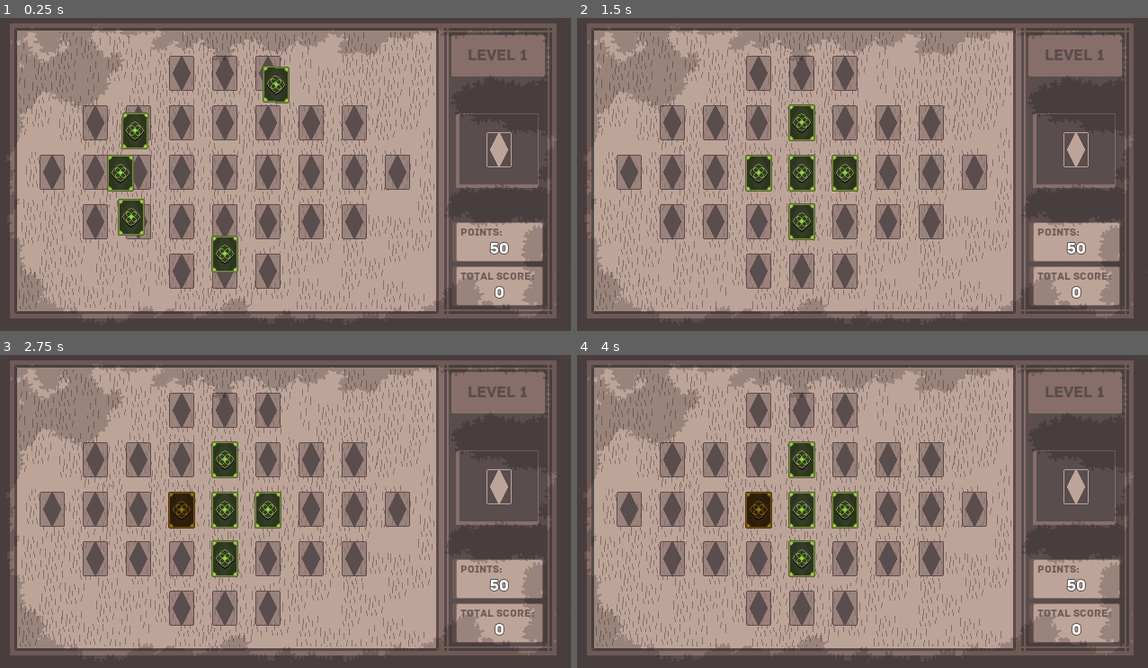
Above: before the commit, frames 1-4 (two rows, left to right).
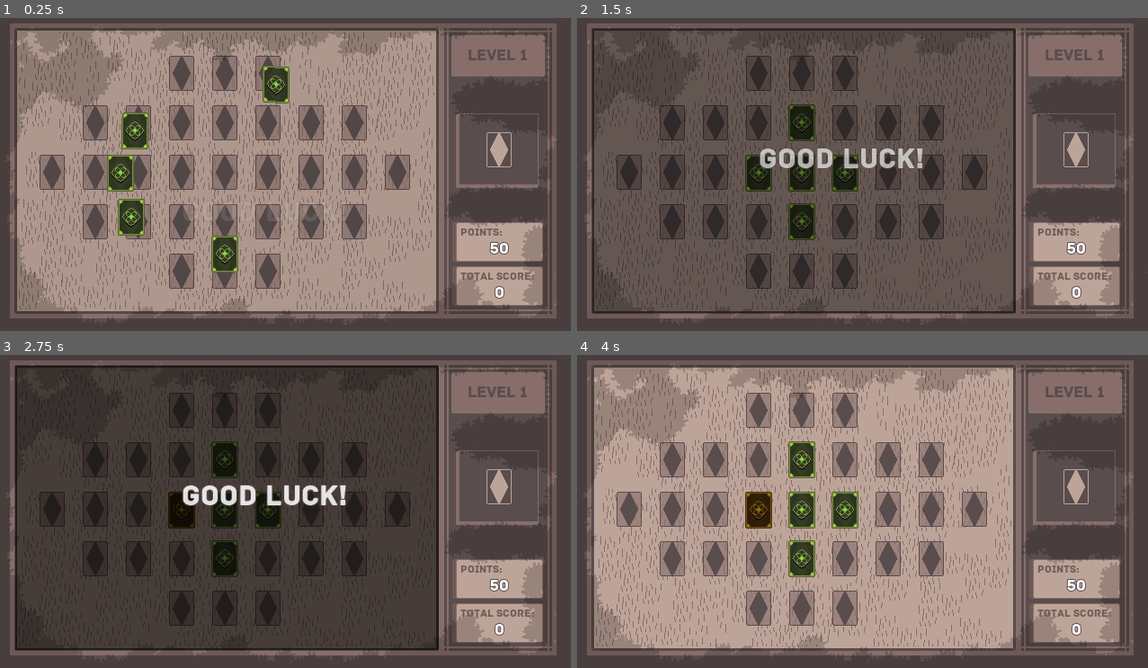
Above: after the commit, the same moments.

Repository: guilhermesgb/lonely-memory-game
Game: Godot game, scene res://Game.tscn
The game is run twice, just before and just after one commit, with the same random seed, the same clock (stepped at 60 frames per second) and the same inputs.
Inputs (mouse positions are in pixels of both pictures, inside the frame that each line leads up to):
- Up to frame 1 (0.25 s): no input
- Up to frame 2 (1.5 s): move the mouse to (988, 152) at 0.52 s; click (988, 152) at 0.67 s; drag from (742, 187) to (833, 233) at 1.27 s
- Up to frame 3 (2.75 s): move the mouse to (342, 436) at 2.02 s; click (342, 436) at 2.17 s
- Up to frame 4 (4 s): tap Enter at 2.75 s; drag from (833, 570) to (685, 458) at 2.77 s; move the mouse to (1033, 555) at 3.52 s; click (1033, 555) at 3.67 s

The runs differ from the first frame. In frame 2, 67% of the frame differs, in the area x 2-77%, y 3-95%; in frame 3, 67%; in frame 4, nothing differs.

Commit message:
Add all basic gameplay HUD

Diff:
--- a/Game.gd
+++ b/Game.gd
@@ -5,6 +5,14 @@
 onready var levelCount = $GuidelineRight/LevelContainer/LevelLabel
 onready var earnablePoints = $GuidelineRight/PointsLabel/PointsContainer/Points
 onready var totalScore = $GuidelineRight/TotalScoreLabel/TotalScoreContainer/TotalScore
+onready var goodLuck = $LevelResultContainer/VBoxContainer/GoodLuck
+onready var keepItUp = $LevelResultContainer/VBoxContainer/KeepItUp
+onready var gameOver = $LevelResultContainer/VBoxContainer/GameOver
+onready var retryButton = $LevelResultContainer/VBoxContainer/RetryButton
+onready var beginGameTimer = $BeginGameTimer
+onready var animationPlayer = $AnimationPlayer
+onready var boardContainer = $BoardContainer
+onready var nextLevelTimer = $NextLevelTimer
 
 var boardScene = preload("Board.tscn")
 
@@ -12,10 +20,32 @@
 	setup_level()
 
 func setup_level():
+	hide_message()
+	setup_board()
+
+func hide_message():
+	gameOver.visible = false
+	retryButton.visible = false
+
+	if CURRENT_LEVEL == 1:
+		goodLuck.visible = true
+		keepItUp.visible = false
+		animationPlayer.play("ShowResult")
+		beginGameTimer.start()
+
+	else:
+		goodLuck.visible = false
+		keepItUp.visible = true
+		animationPlayer.play("HideResult")
+
+func _on_BeginGameTimer_timeout():
+	animationPlayer.play("HideResult")
+
+func setup_board():
 	var board = boardScene.instance()
 	board.setup(CURRENT_LEVEL)
 	board.z_index = -1
-	$BoardContainer.add_child(board, true)
+	boardContainer.add_child(board, true)
 
 	board.connect("earnable_points_updated", self, "_on_earnable_points_updated")
 	board.connect("player_won", self, "_on_player_beat_level")
@@ -40,13 +70,26 @@
 	earnablePoints.text = String(points)
 
 func _on_player_beat_level(points):
+	goodLuck.visible = false
+	keepItUp.visible = true
+	gameOver.visible = false
+	retryButton.visible = false
+	animationPlayer.play("ShowResult")
 	advance_level(points)
-	$Timer.start()
+	nextLevelTimer.start()
 	pass
 
 func _on_player_lost_level():
+	goodLuck.visible = false
+	keepItUp.visible = false
+	gameOver.visible = true
+	retryButton.visible = true
+	animationPlayer.play("ShowResult")
 	pass
 
-func _on_Timer_timeout():
+func _on_NextLevelTimer_timeout():
 	destroy_level()
 	setup_level()
+
+func _on_RetryButton_pressed():
+	get_tree().reload_current_scene()
--- a/Game.tscn
+++ b/Game.tscn
@@ -17,8 +17,111 @@
 size = 18
 font_data = ExtResource( 2 )
 
+[sub_resource type="Animation" id=6]
+resource_name = "HideResult"
+tracks/0/type = "value"
+tracks/0/path = NodePath("LevelResultContainer/VBoxContainer:modulate")
+tracks/0/interp = 1
+tracks/0/loop_wrap = true
+tracks/0/imported = false
+tracks/0/enabled = true
+tracks/0/keys = {
+"times": PoolRealArray( 0, 1 ),
+"transitions": PoolRealArray( 0.120742, 1 ),
+"update": 0,
+"values": [ Color( 1, 1, 1, 0.862745 ), Color( 1, 1, 1, 0 ) ]
+}
+tracks/1/type = "value"
+tracks/1/path = NodePath("LevelResultContainer/VBoxContainer:rect_position")
+tracks/1/interp = 1
+tracks/1/loop_wrap = true
+tracks/1/imported = false
+tracks/1/enabled = true
+tracks/1/keys = {
+"times": PoolRealArray( 0, 1 ),
+"transitions": PoolRealArray( 1, 0.241484 ),
+"update": 0,
+"values": [ Vector2( 207, 148 ), Vector2( 207, 250 ) ]
+}
+tracks/2/type = "value"
+tracks/2/path = NodePath("BlackOverlay:modulate")
+tracks/2/interp = 1
+tracks/2/loop_wrap = true
+tracks/2/imported = false
+tracks/2/enabled = true
+tracks/2/keys = {
+"times": PoolRealArray( 0, 1 ),
+"transitions": PoolRealArray( 1, 0.0743255 ),
+"update": 0,
+"values": [ Color( 1, 1, 1, 1 ), Color( 1, 1, 1, 0 ) ]
+}
+
+[sub_resource type="Animation" id=5]
+resource_name = "ShowResult"
+length = 2.0
+tracks/0/type = "value"
+tracks/0/path = NodePath("LevelResultContainer/VBoxContainer:modulate")
+tracks/0/interp = 1
+tracks/0/loop_wrap = true
+tracks/0/imported = false
+tracks/0/enabled = true
+tracks/0/keys = {
+"times": PoolRealArray( 0, 2 ),
+"transitions": PoolRealArray( 1, 0.574349 ),
+"update": 0,
+"values": [ Color( 1, 1, 1, 0 ), Color( 1, 1, 1, 0.862745 ) ]
+}
+tracks/1/type = "value"
+tracks/1/path = NodePath("LevelResultContainer/VBoxContainer:rect_position")
+tracks/1/interp = 1
+tracks/1/loop_wrap = true
+tracks/1/imported = false
+tracks/1/enabled = true
+tracks/1/keys = {
+"times": PoolRealArray( 0, 2 ),
+"transitions": PoolRealArray( 0.241484, 1 ),
+"update": 0,
+"values": [ Vector2( 207, 250 ), Vector2( 207, 148 ) ]
+}
+tracks/2/type = "value"
+tracks/2/path = NodePath("BlackOverlay:modulate")
+tracks/2/interp = 1
+tracks/2/loop_wrap = true
+tracks/2/imported = false
+tracks/2/enabled = true
+tracks/2/keys = {
+"times": PoolRealArray( 0, 2 ),
+"transitions": PoolRealArray( 1, 1 ),
+"update": 0,
+"values": [ Color( 1, 1, 1, 0 ), Color( 1, 1, 1, 1 ) ]
+}
+
+[sub_resource type="DynamicFont" id=4]
+size = 32
+outline_size = 1
+outline_color = Color( 0.34902, 0.301961, 0.301961, 1 )
+font_data = ExtResource( 2 )
+
 [node name="Game" type="Node2D"]
 script = ExtResource( 3 )
+
+[node name="BoardContainer" type="CenterContainer" parent="."]
+margin_right = 640.0
+margin_bottom = 360.0
+__meta__ = {
+"_edit_use_anchors_": false
+}
+
+[node name="BlackOverlay" type="ColorRect" parent="."]
+modulate = Color( 1, 1, 1, 0 )
+margin_left = 22.0
+margin_top = 23.0
+margin_right = 493.0
+margin_bottom = 339.0
+color = Color( 0, 0, 0, 0.627451 )
+__meta__ = {
+"_edit_use_anchors_": false
+}
 
 [node name="GuidelineRight" type="Position2D" parent="."]
 position = Vector2( 558.851, 0 )
@@ -100,14 +203,61 @@
 "_edit_use_anchors_": false
 }
 
-[node name="Timer" type="Timer" parent="."]
-wait_time = 8.0
+[node name="NextLevelTimer" type="Timer" parent="."]
+wait_time = 4.0
 one_shot = true
 
-[node name="BoardContainer" type="CenterContainer" parent="."]
-margin_right = 640.0
+[node name="AnimationPlayer" type="AnimationPlayer" parent="."]
+anims/HideResult = SubResource( 6 )
+anims/ShowResult = SubResource( 5 )
+
+[node name="LevelResultContainer" type="CenterContainer" parent="."]
+margin_right = 641.0
 margin_bottom = 360.0
 __meta__ = {
 "_edit_use_anchors_": false
 }
-[connection signal="timeout" from="Timer" to="." method="_on_Timer_timeout"]
+
+[node name="VBoxContainer" type="VBoxContainer" parent="LevelResultContainer"]
+modulate = Color( 1, 1, 1, 0 )
+margin_left = 207.0
+margin_top = 250.0
+margin_right = 391.0
+margin_bottom = 402.001
+alignment = 1
+__meta__ = {
+"_edit_use_anchors_": false
+}
+
+[node name="GameOver" type="Label" parent="LevelResultContainer/VBoxContainer"]
+margin_right = 184.0
+margin_bottom = 40.0
+custom_fonts/font = SubResource( 4 )
+text = "Game Over"
+
+[node name="KeepItUp" type="Label" parent="LevelResultContainer/VBoxContainer"]
+margin_top = 44.0
+margin_right = 184.0
+margin_bottom = 84.0
+custom_fonts/font = SubResource( 4 )
+text = "Keep it up!"
+
+[node name="GoodLuck" type="Label" parent="LevelResultContainer/VBoxContainer"]
+margin_top = 88.0
+margin_right = 184.0
+margin_bottom = 128.0
+custom_fonts/font = SubResource( 4 )
+text = "Good Luck!"
+
+[node name="RetryButton" type="Button" parent="LevelResultContainer/VBoxContainer"]
+margin_top = 132.0
+margin_right = 184.0
+margin_bottom = 152.0
+text = "Try Again"
+
+[node name="BeginGameTimer" type="Timer" parent="."]
+wait_time = 3.0
+one_shot = true
+[connection signal="timeout" from="NextLevelTimer" to="." method="_on_NextLevelTimer_timeout"]
+[connection signal="pressed" from="LevelResultContainer/VBoxContainer/RetryButton" to="." method="_on_RetryButton_pressed"]
+[connection signal="timeout" from="BeginGameTimer" to="." method="_on_BeginGameTimer_timeout"]
Not shown: 1 places in Game.tscn that only renumber resources
